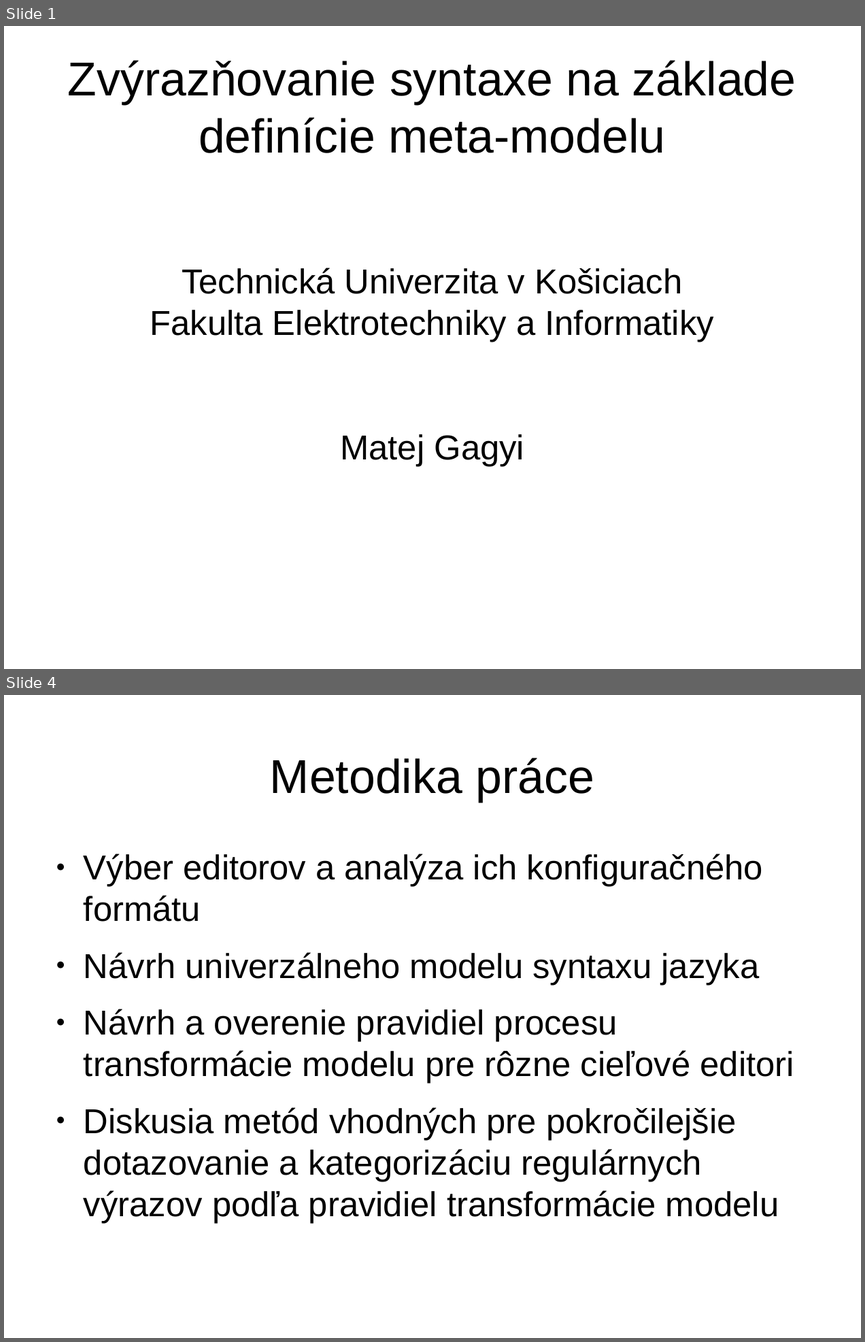
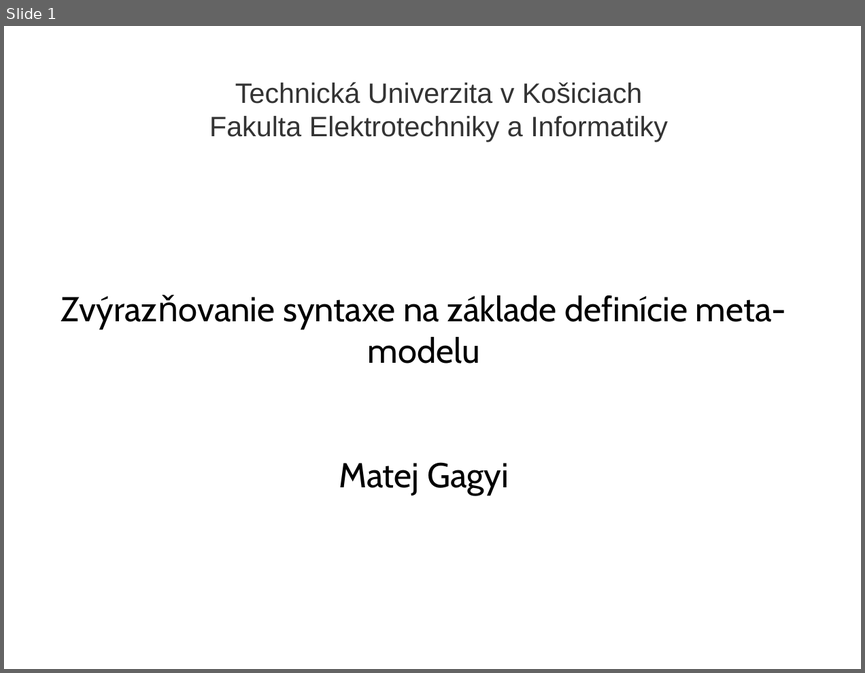
Before and after one commit to yin/syntaxer, a slide deck: obhajoba/bc2014-obhajoba15-prezentacia.odp. Shown one above the other, each under a label of ours: slides 1 and 4 before the commit, slide 1 after it; the slides between them are not shown. The pictures are 865x1342 and 865x673 pixels, drawn with LibreOffice and Linux fonts; fonts in the diff are those of the drawing; background and template pictures are left out. Boxes give left, top, right and bottom in pixels: in the first picture for what was removed or moved away, otherwise in the second. Text is boxed around its words. In the diff, an @@ line names an element or a change of style, - is before the commit and + after.

```diff
--- a/obhajoba/bc2014-obhajoba15-prezentacia.odp
+++ b/obhajoba/bc2014-obhajoba15-prezentacia.odp
@@ slide 4 removed at box(4, 695, 861, 1338), background #FFFFFF @@
@@ title removed at box(270, 758, 595, 802) @@
-Metodika práce
@@ text removed at box(84, 853, 794, 1223) @@
-● Výber editorov a analýza ich konfiguračného formátu
-● Návrh univerzálneho modelu syntaxu jazyka
-● Návrh a overenie pravidiel procesu transformácie modelu pre rôzne cieľové editori
-● Diskusia metód vhodných pre pokročilejšie dotazovanie a kategorizáciu regulárnych výrazov podľa pravidiel transformácie modelu
@@ slide 1 changed as well @@
@@ title at box(209, 82, 668, 142): text changed; size 32 to 26 pt; text colour #000000 to #333333 @@
-Technická Univerzita v Košiciach
-Fakulta Elektrotechniky a Informatiky
-Matej Gagyi
+Technická Univerzita v Košiciach
+Fakulta Elektrotechniky a Informatiky
@@ subtitle "Zvýrazňovanie syntaxe na základe definície ...": place and size @@
-subtitle "Zvýrazňovanie syntaxe na základe definície ..." at box(68, 60, 796, 153)
+subtitle "Zvýrazňovanie syntaxe na základe definície ..." at box(283, 295, 787, 495)
@@ subtitle at box(283, 295, 787, 363): size 44 to 32 pt, font Arial to Cabin in "Zvýrazňovanie syntaxe na základe definície meta-modelu" @@
@@ subtitle at box(339, 462, 509, 495): paragraph added @@
+Matej Gagyi
```
Also in this commit, not shown: 2 other slides changed, 32 slides added, 6 other slides removed, 31 other files.
